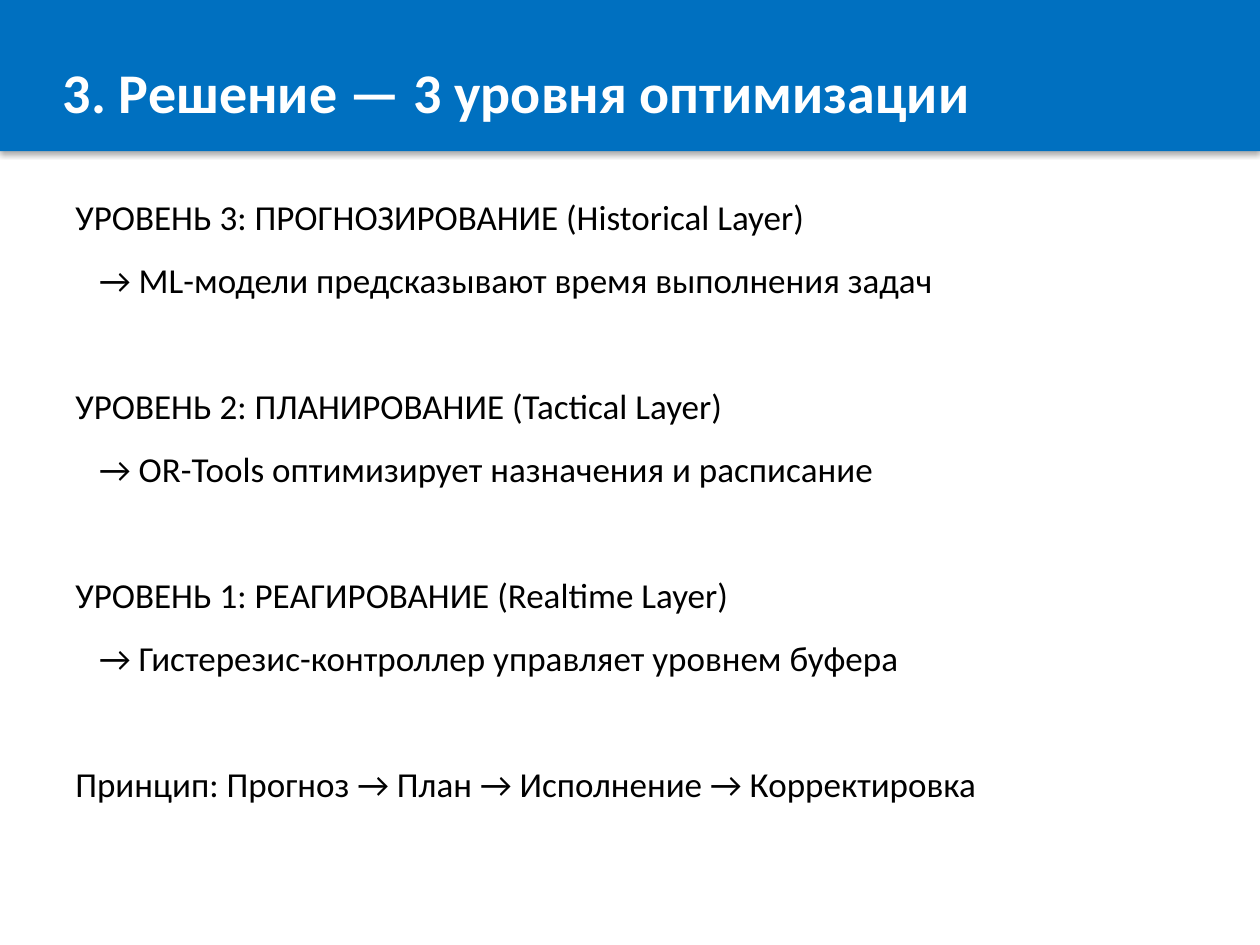
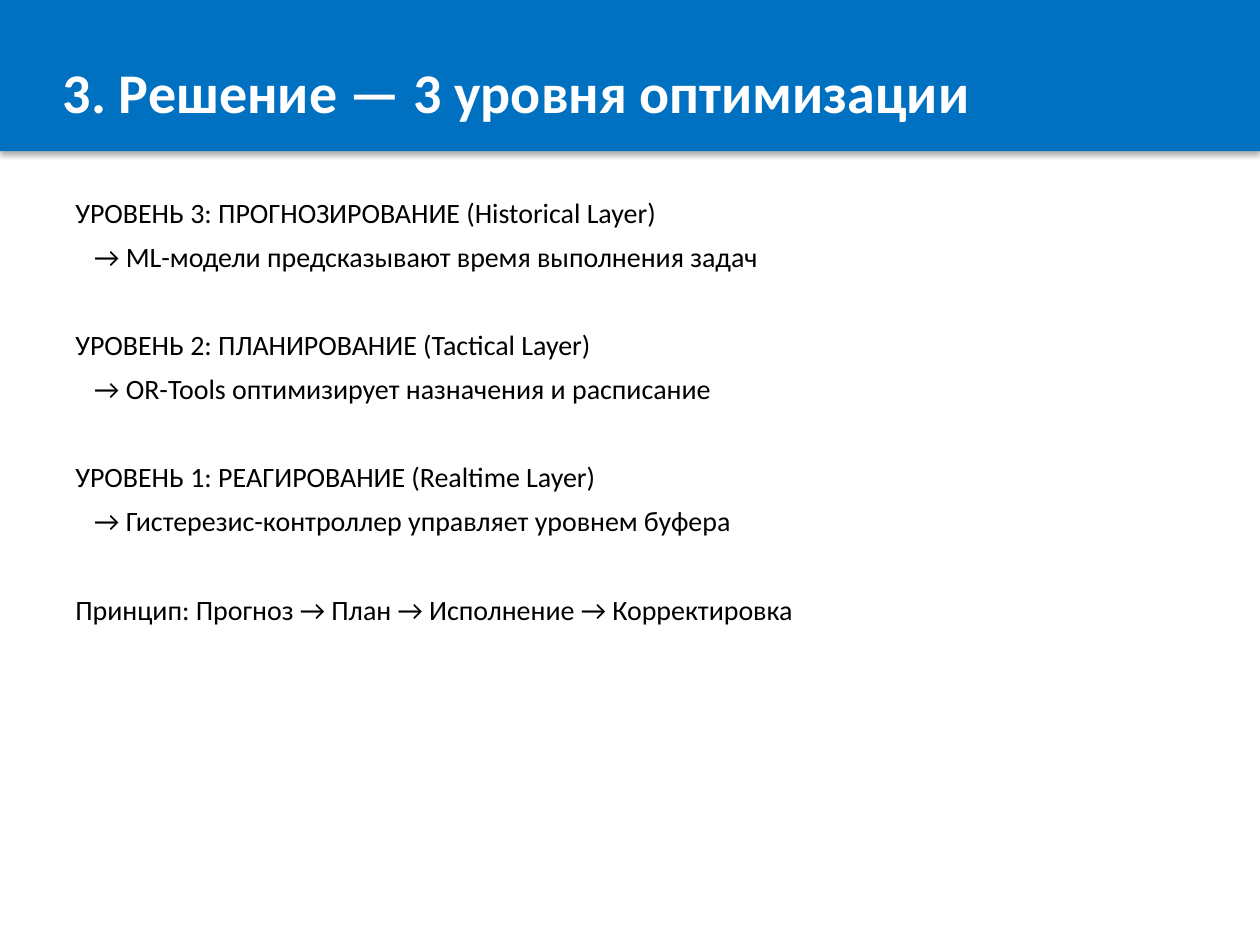
Before and after one commit to OnicaIon/WMSOpti, a slide deck: slide 4 of docs/WMS_Buffer_Optimization.pptx. Drawn at 1260x945 pixels with LibreOffice and Linux fonts; fonts in the diff are those of the drawing. Boxes give left, top, right and bottom in pixels: in the first picture for what was removed or moved away, otherwise in the second. Text is boxed around its words. In the diff, an @@ line names an element or a change of style, - is before the commit and + after.

Commit message:
Fix presentation: reduce font size, shorten long texts

```diff
--- a/docs/WMS_Buffer_Optimization.pptx
+++ b/docs/WMS_Buffer_Optimization.pptx
@@ text "УРОВЕНЬ 3: ПРОГНОЗИРОВАНИЕ (Historical Layer)" at [75,203,792,625]: size 20 to 16 pt; less space between paragraphs @@
```
Also in this commit, not shown: 9 other slides changed, 1 other file.
